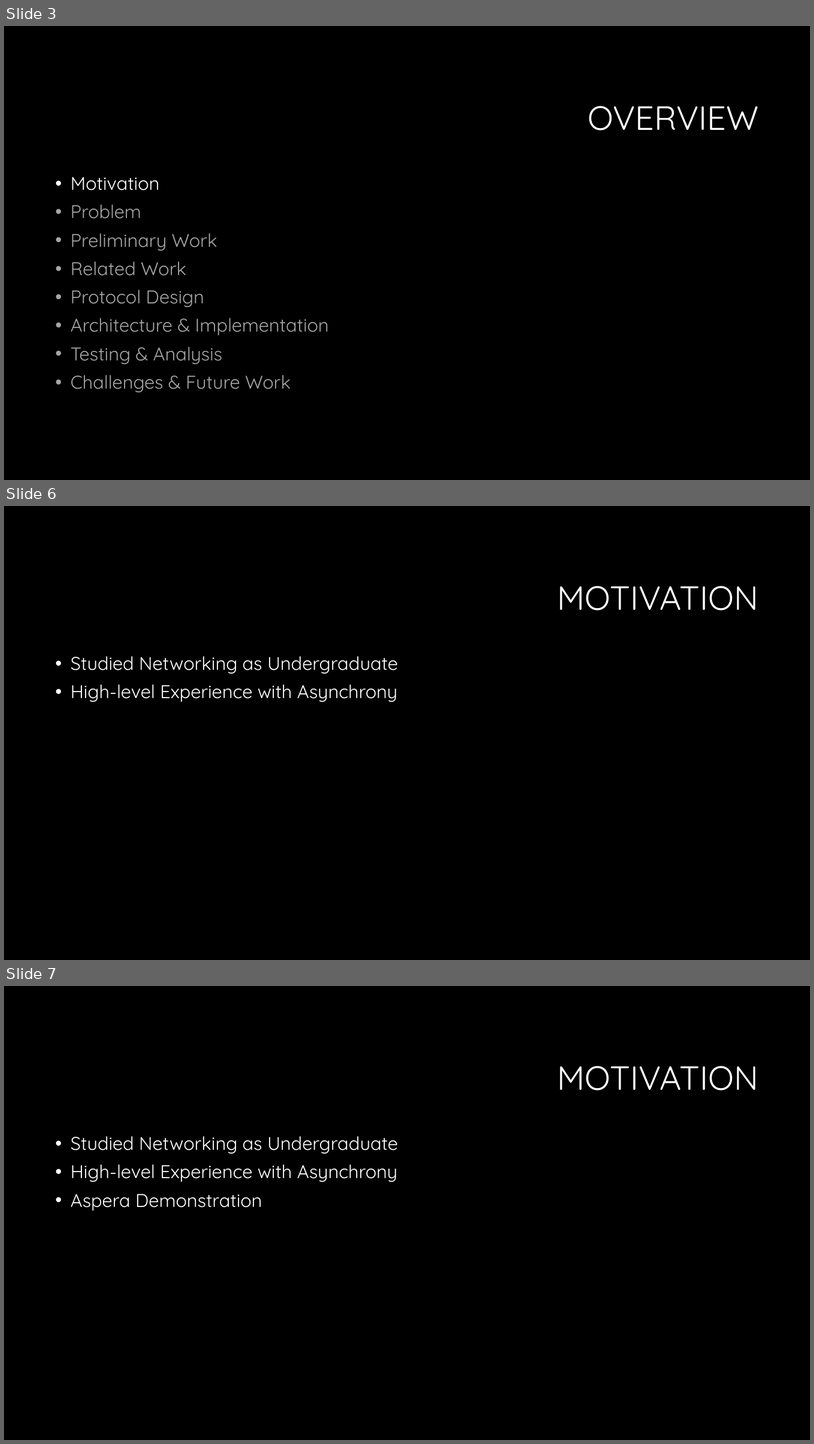
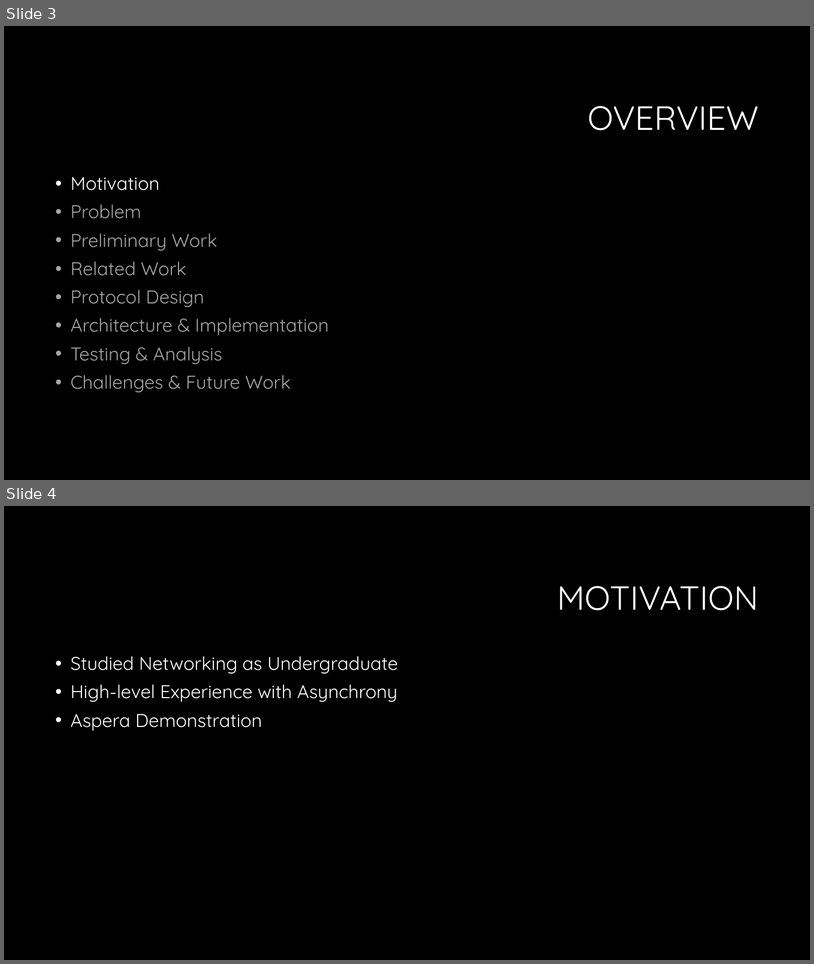
Before and after one commit to czifro-tech/instant-transmission, a slide deck: presentation/Thesis.pptx. Shown one above the other, each under a label of ours: slides 3, 6 and 7 before the commit, slides 3 and 4 after it; the slides between them are not shown. The pictures are 814x1444 and 814x964 pixels, drawn with LibreOffice and Linux fonts; fonts in the diff are those of the drawing; background and template pictures are left out. Boxes give left, top, right and bottom in pixels: in the first picture for what was removed or moved away, otherwise in the second. Text is boxed around its words. In the diff, an @@ line names an element or a change of style, - is before the commit and + after.

```diff
--- a/presentation/Thesis.pptx
+++ b/presentation/Thesis.pptx
@@ slide 6 removed at <box>4,506,810,960</box>, background #000000 @@
@@ title removed at <box>557,586,759,610</box> @@
-MOTIVATION
@@ text removed at <box>71,656,398,702</box> @@
-• Studied Networking as Undergraduate
-• High-level Experience with Asynchrony
@@ what was slide 7 is now slide 4 @@
```
Also in this commit, not shown: 5 slides changed, 4 other slides removed.
